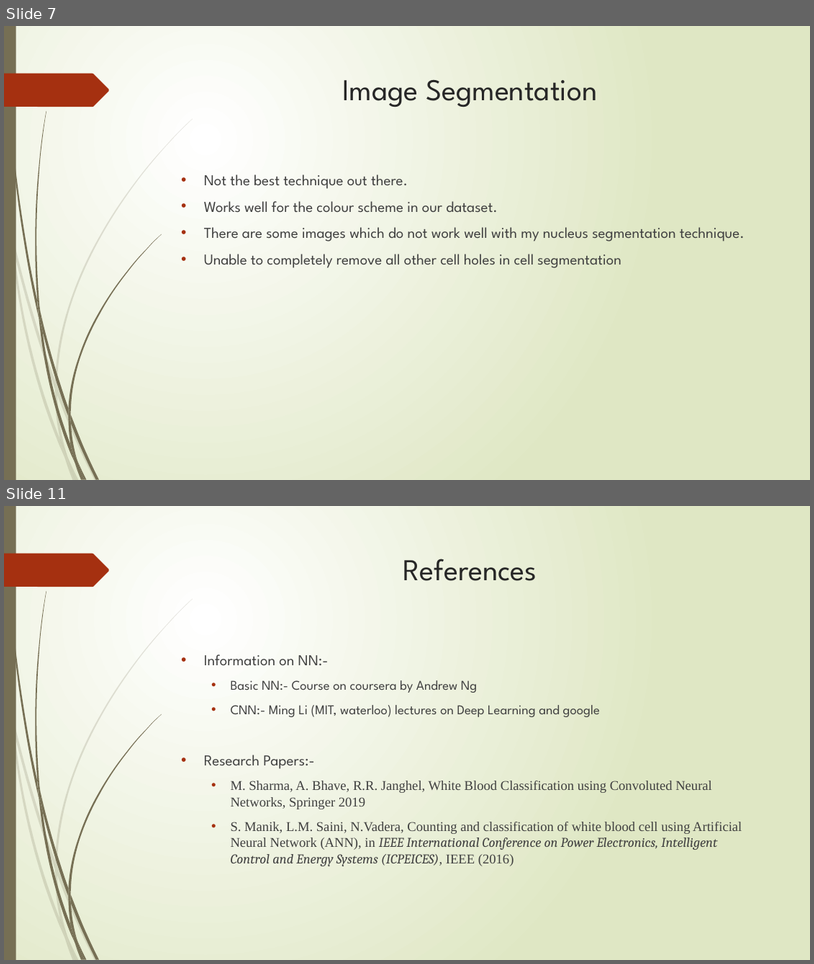
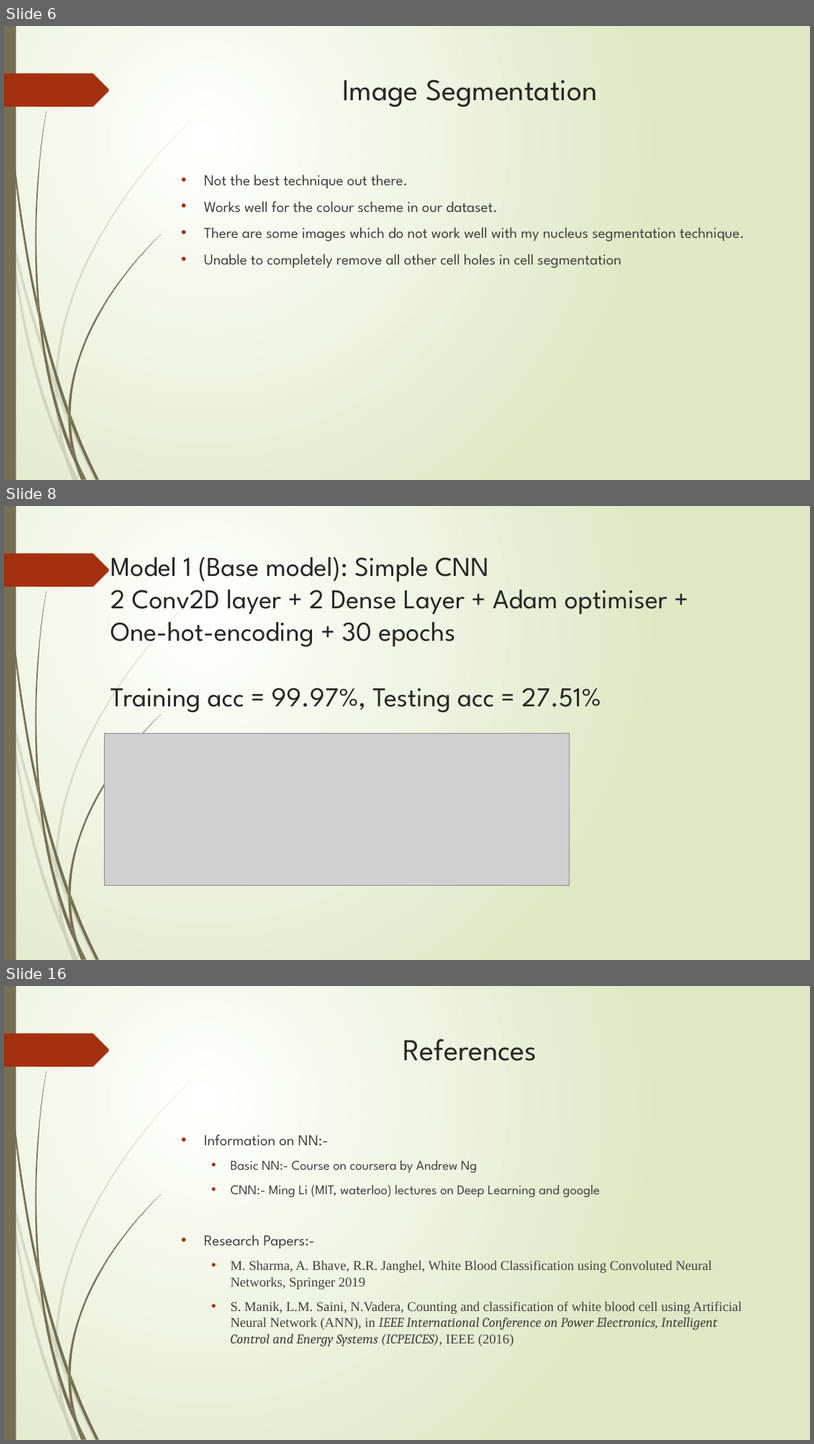
Before and after one commit to ShashankSaumya123/WBC-Classification, a slide deck: Presentation/Project Final.pptx. Shown one above the other, each under a label of ours: slides 7 and 11 before the commit, slides 6, 8 and 16 after it; the slides between them are not shown. The pictures are 814x964 and 814x1444 pixels, drawn with LibreOffice and Linux fonts; fonts in the diff are those of the drawing; grey boxes stand for pictures. Boxes give left, top, right and bottom in pixels: in the first picture for what was removed or moved away, otherwise in the second. Text is boxed around its words. In the diff, an @@ line names an element or a change of style, - is before the commit and + after.

```diff
--- a/Presentation/Project Final.pptx
+++ b/Presentation/Project Final.pptx
@@ slide 8 added at (x1=4, y1=506, x2=810, y2=960), background gradient #FFFFFF to #DFE8C4; not listed: 24 template elements that a slide beside it also shows @@
@@ title added at (x1=111, y1=557, x2=668, y2=715), 32.4 pt, text #262626 @@
+Model 1 (Base model): Simple CNN
+2 Conv2D layer + 2 Dense Layer + Adam optimiser + One-hot-encoding + 30 epochs
+Training acc = 99.97%, Testing acc = 27.51%
@@ picture added at (x1=104, y1=733, x2=570, y2=885) @@
@@ what was slide 7 is now slide 6 @@
@@ what was slide 11 is now slide 16 @@
```
Also in this commit, not shown: 4 slides changed, 5 other slides added, 1 slide removed.
